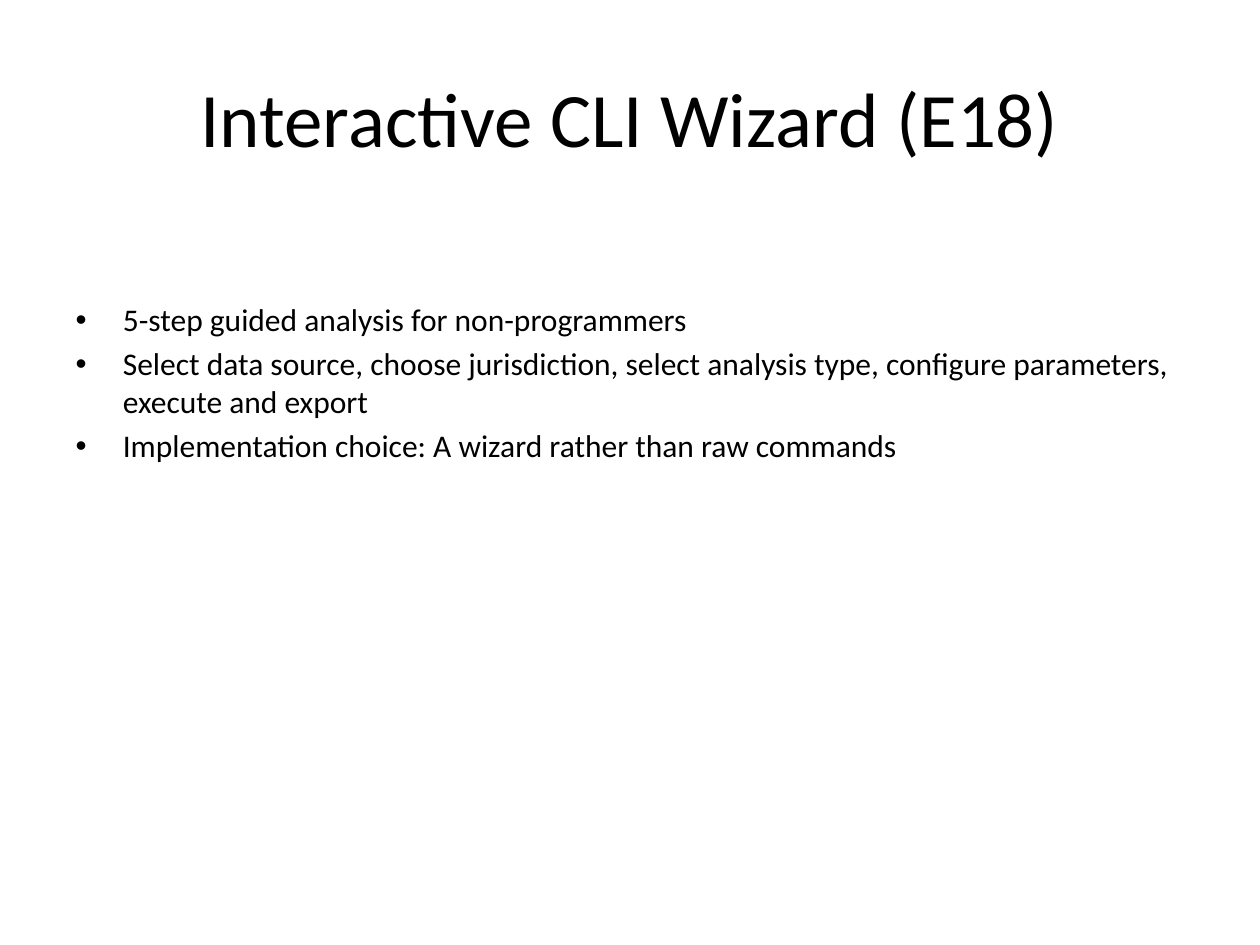
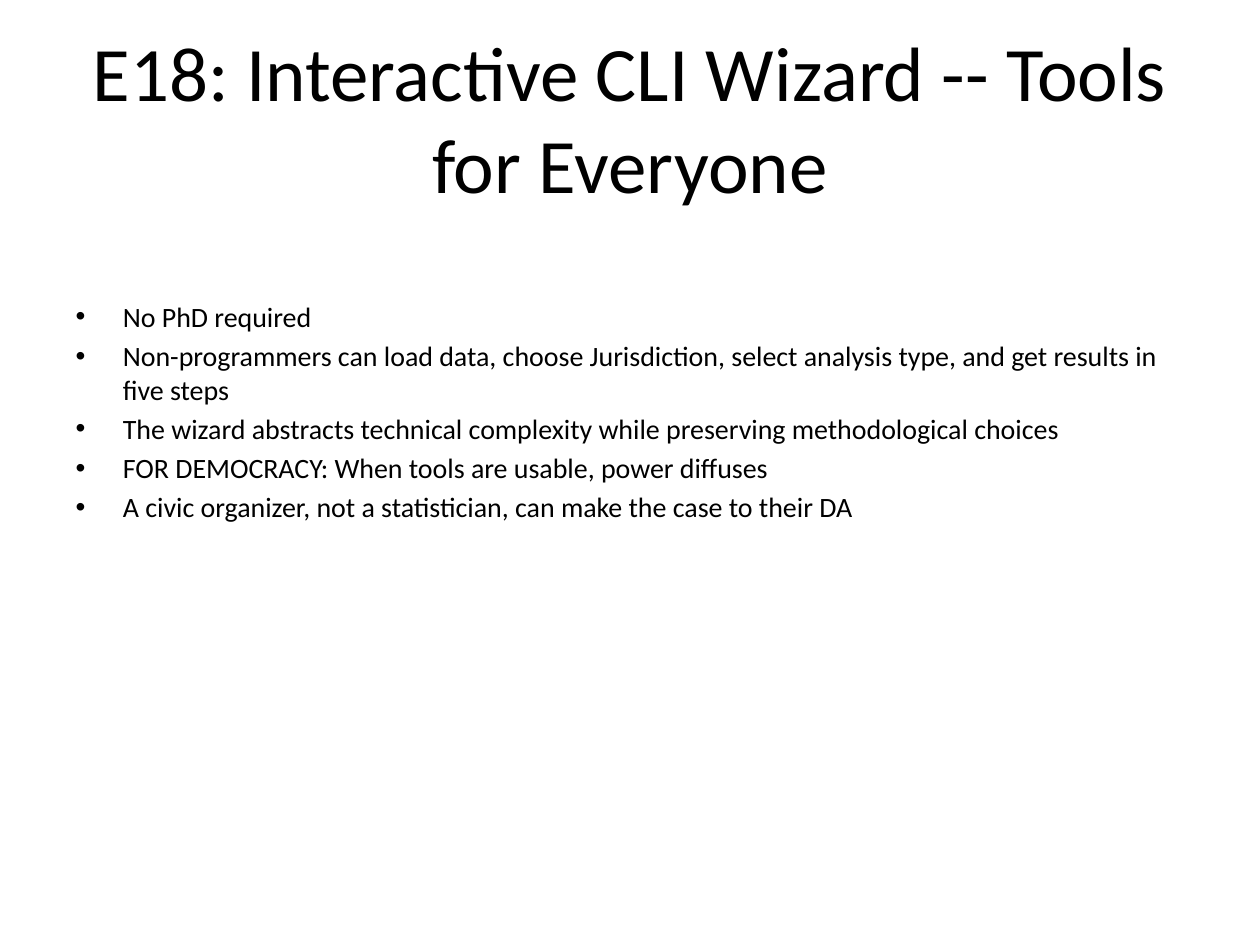
Before and after one commit to elijah/akashic-civics, a slide deck: slide 7 of presentation/akashic_civics_presentation.pptx. Drawn at 1260x945 pixels with LibreOffice and Linux fonts; fonts in the diff are those of the drawing. Boxes give left, top, right and bottom in pixels: in the first picture for what was removed or moved away, otherwise in the second. Text is boxed around its words. In the diff, an @@ line names an element or a change of style, - is before the commit and + after.

Commit message:
Revise presentation: restructure narrative around civic democracy arc (measurement -> accountability -> reform)

```diff
--- a/presentation/akashic_civics_presentation.pptx
+++ b/presentation/akashic_civics_presentation.pptx
@@ title at box(93, 47, 1166, 206): text changed @@
-Interactive CLI Wizard (E18)
+E18: Interactive CLI Wizard -- Tools for Everyone
@@ text at box(123, 307, 1156, 522): text changed; size 18 to 16 pt @@
-• 5-step guided analysis for non-programmers
-• Select data source, choose jurisdiction, select analysis type, configure parameters, execute and export
-• Implementation choice: A wizard rather than raw commands
+• No PhD required
+• Non-programmers can load data, choose Jurisdiction, select analysis type, and get results in five steps
+• The wizard abstracts technical complexity while preserving methodological choices
+• FOR DEMOCRACY: When tools are usable, power diffuses
+• A civic organizer, not a statistician, can make the case to their DA
```
Also in this commit, not shown: 11 other slides changed, 5 slides added, 8 slides removed, 2 other files.
